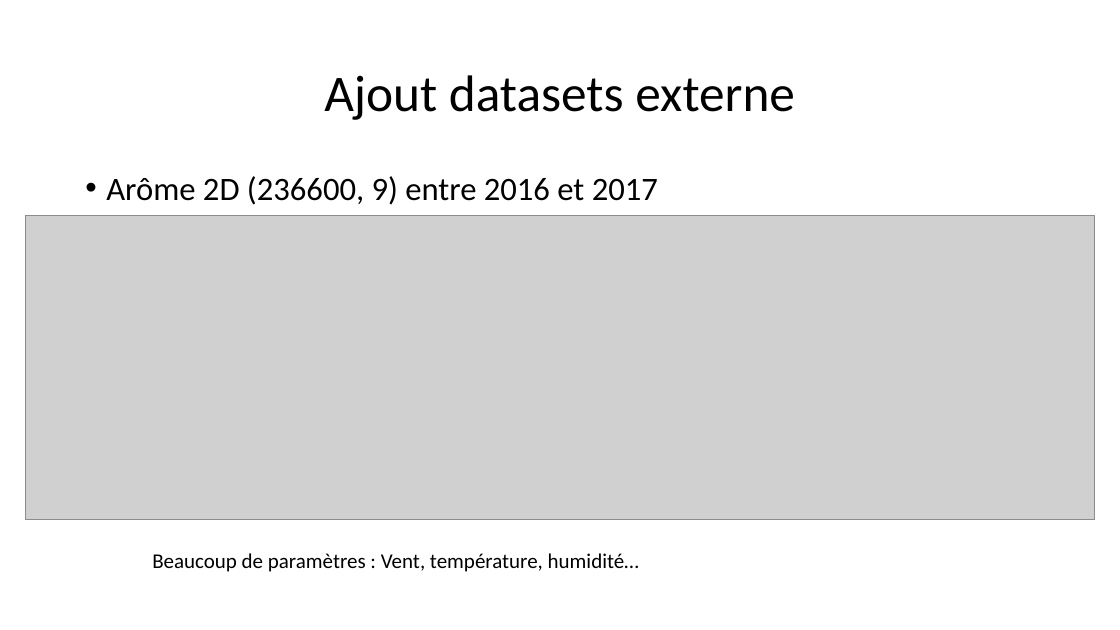
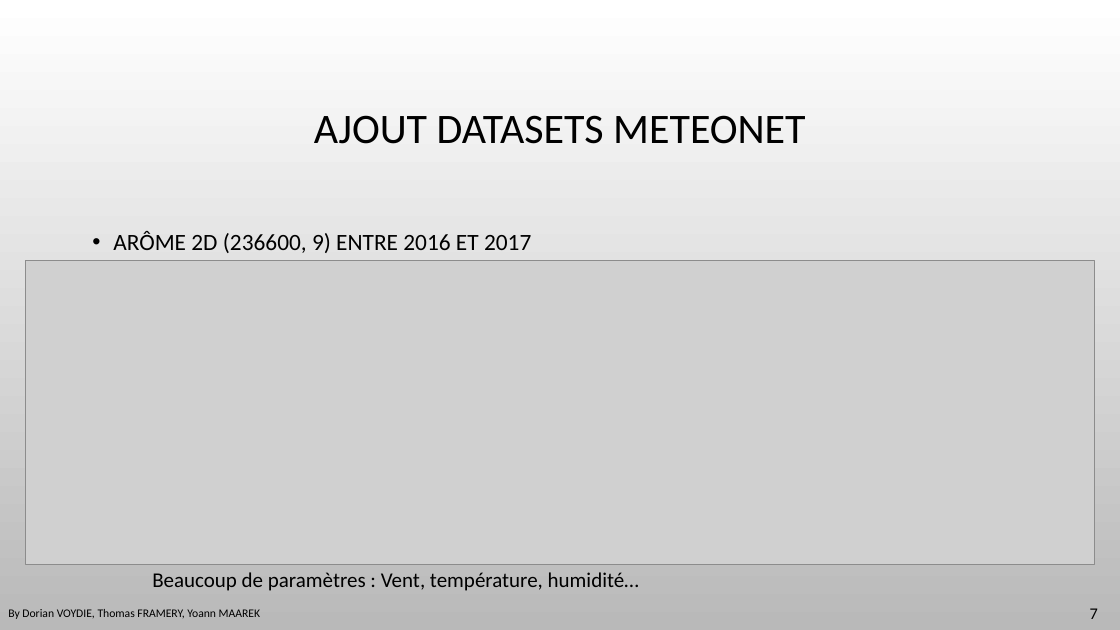
Before and after one commit to DavidBert/DEFI_IA, a slide deck: slide 7 of Presentation.pptx. Drawn at 1120x630 pixels with LibreOffice and Linux fonts; fonts in the diff are those of the drawing; grey boxes stand for pictures; background and template pictures are left out. Boxes give left, top, right and bottom in pixels: in the first picture for what was removed or moved away, otherwise in the second. Text is boxed around its words. In the diff, an @@ line names an element or a change of style, - is before the commit and + after.

```diff
--- a/Presentation.pptx
+++ b/Presentation.pptx
@@ background #FFFFFF to picture (left out) @@
@@ title at <box>314,115,805,144</box>: text changed; size 44 to 36 pt @@
-Ajout datasets externe
+AJOUT DATASETS METEONET
@@ text at <box>113,231,531,253</box>: text changed; size 28 to 20 pt @@
-• Arôme 2D (236600, 9) entre 2016 et 2017
+• ARÔME 2D (236600, 9) ENTRE 2016 ET 2017
@@ picture: place and size @@
-picture at <box>26,216,1095,520</box>
+picture at <box>26,260,1095,565</box>
@@ text "Beaucoup de paramètres : Vent, ...": place and size @@
-text "Beaucoup de paramètres : Vent, ..." at <box>152,553,639,572</box>
+text "Beaucoup de paramètres : Vent, ..." at <box>152,572,639,591</box>
@@ text added at <box>8,609,260,619</box>, 10 pt, text #000000 @@
+By Dorian VOYDIE, Thomas FRAMERY, Yoann MAAREK
@@ page number added at <box>1090,608,1098,619</box>, 14 pt, text #000000 @@
+7
```
Also in this commit, not shown: 11 other slides changed, 4 slides added, 2 slides removed, 2 other files.
